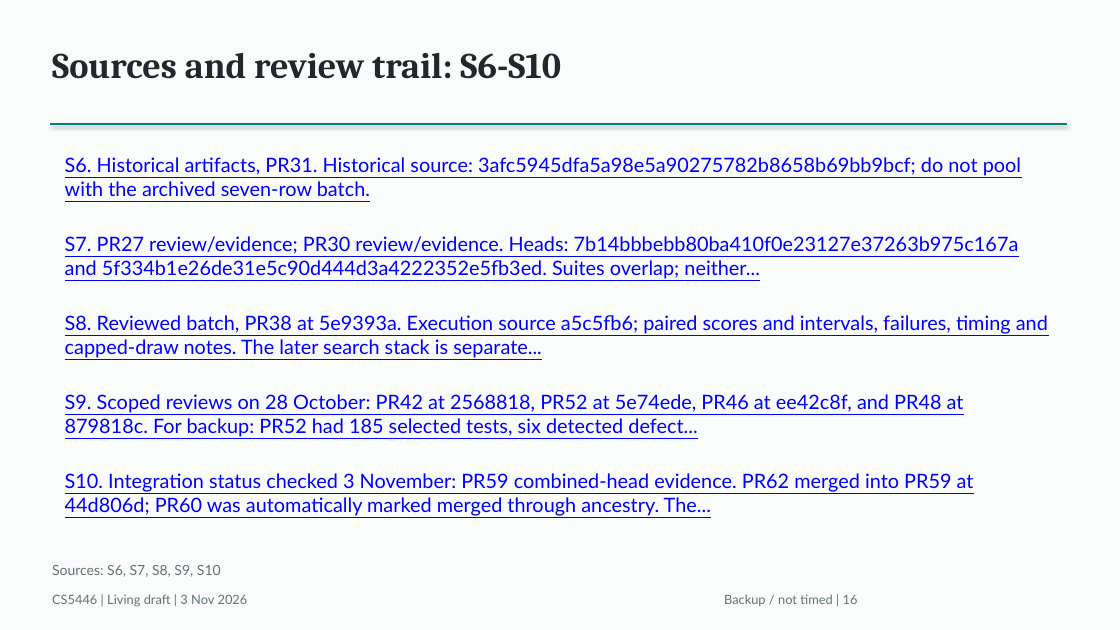
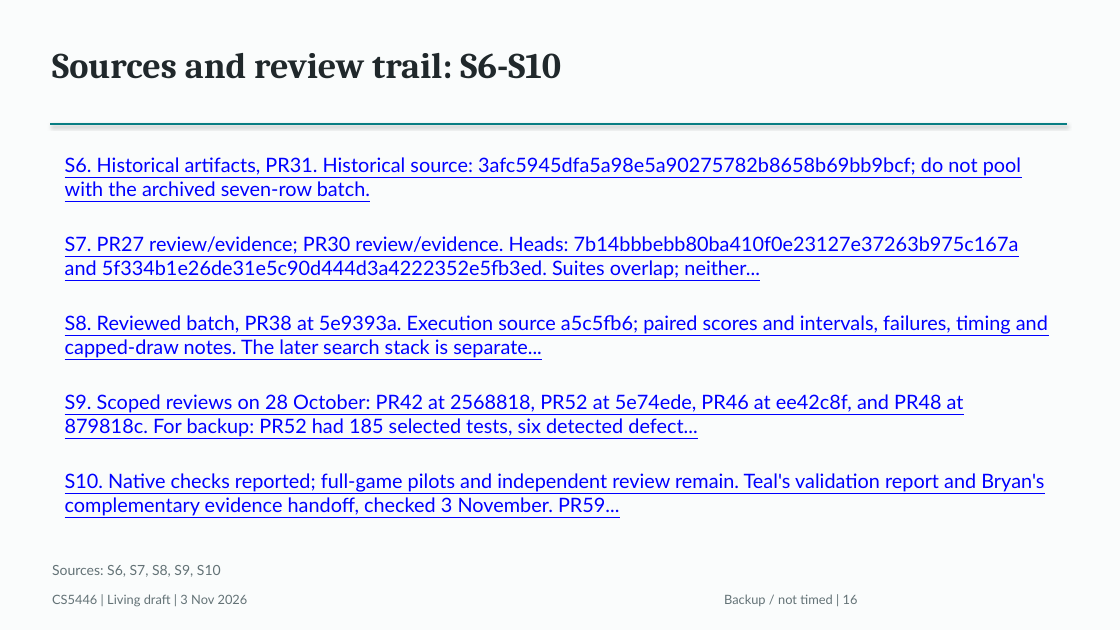
Before and after one commit to Mr-Teal/CS5446_project, a slide deck: slide 16 of docs/drafts/presentation-draft.pptx. Drawn at 1120x630 pixels with LibreOffice and Linux fonts; fonts in the diff are those of the drawing. Boxes give left, top, right and bottom in pixels: in the first picture for what was removed or moved away, otherwise in the second. Text is boxed around its words. In the diff, an @@ line names an element or a change of style, - is before the commit and + after.

```diff
--- a/docs/drafts/presentation-draft.pptx
+++ b/docs/drafts/presentation-draft.pptx
@@ text at [65,473,1044,516]: text changed @@
-S10. Integration status checked 3 November: PR59 combined-head evidence. PR62 merged into PR59 at 44d806d; PR60 was automatically marked merged through ancestry. The...
+S10. Native checks reported; full-game pilots and independent review remain. Teal's validation report and Bryan's complementary evidence handoff, checked 3 November. PR59...
```
Also in this commit, not shown: 1 other slide changed, 7 other files.
